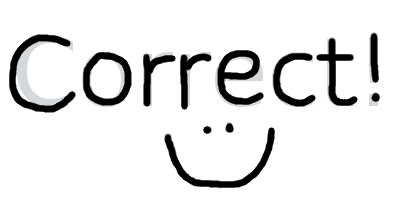
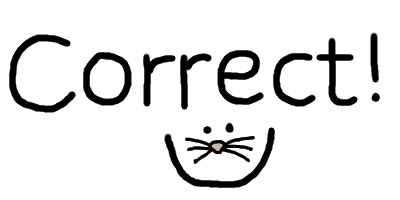
Revision of a layered w=400, h=200 image; what changed, layer by layer:
added layer "Layer" above "correct.png copy" over [185, 136, 255, 164]
added layer "correct.png copy" above "correct.png" over [17, 35, 378, 164]
hid "correct.png" over [17, 35, 378, 164]
hid "Correct!" over [17, 35, 378, 107]
